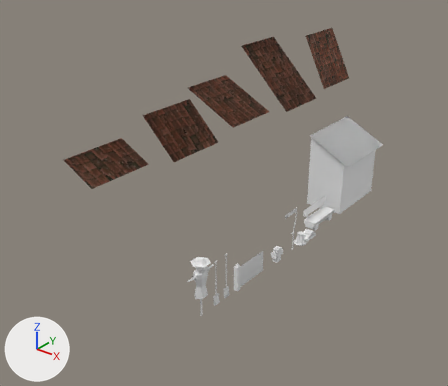
What one commit did to the Blender file Blender/City_Assets.blend.
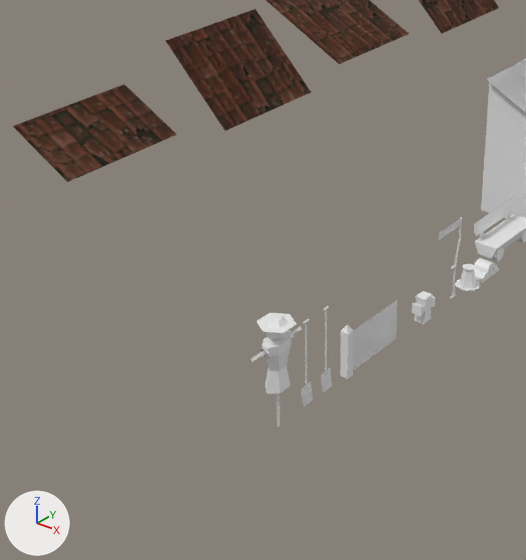
Old and new are each drawn whole from a camera (50 mm lens) standing at (10.05, -15.49, 11.49) and looking at (-6.86, 5.66, -1.62) and again close up on the part from 13% to 74% of the width and 24% to 100% of the height. The lights are fixed; the arrows at lower left show +X, +Y and +Z.

Objects in the first close-up: 'Bench', 'FencePost', 'Fence_1.5', 'Roof_0.75x3x22_End', 'Roof_1.5x3x45_End', 'Roof_3x3_22_End', 'Roof_3x3_45_End', 'Scarecrow', 'Shack', 'Waycross'.
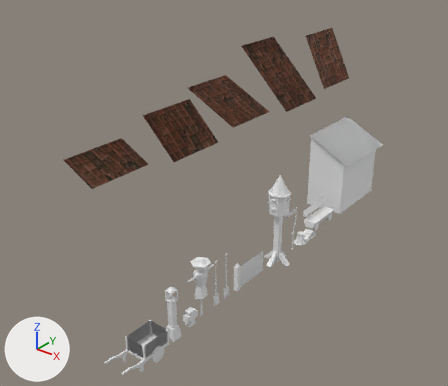
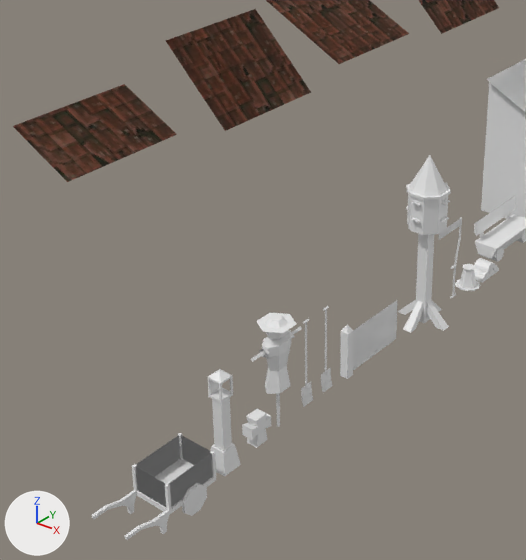
Where the newer file only moved an object's origin or applied its transform, the numbers keep the older frame.

What differs and where, as boxes [x1, y1, x2, y2] in the close-ups (526 x 560 px):
'Wheelbarrow', added: after [92, 433, 216, 540]
'Birdhouse', added: after [398, 155, 451, 333]
'Wayshrine', added: after [208, 369, 241, 477]
'Waycross', mesh moved: before [412, 291, 435, 324]; after [242, 409, 271, 448]

The change, as a list of edits to the scene's bpy script:
```text
Change me_cube_051:
    where me_cube_051.from_pydata(...)  # 24 vertices, 22 faces; spans x -0.199..0.199, y -0.441..0.441, z -0.25..0.25
    used by ob_waycross; location = (0.0, 0.0, 0.25); scale = (0.5, 0.5, 1.0)
    me_cube_051 part 1: the whole mesh is moved by (0.0, -9.0, 0.0)
Add me_cube_071:
    me_cube_071.from_pydata(...)  # 169 vertices, 111 faces; spans x -0.5..0.5, y -0.5..0.5, z 0.0..3.25
Add me_cube_070:
    me_cube_070.from_pydata(...)  # 176 vertices, 126 faces; spans x -0.4..0.4, y -1.25..0.48, z 0.0..0.75
Add me_cube_069:
    me_cube_069.from_pydata(...)  # 63 vertices, 41 faces; spans x -0.18..0.18, y -0.18..0.18, z 0.0..1.71
Add ob_birdhouse:
    ob_birdhouse = bpy.data.objects.new('Birdhouse', me_cube_071)
    ob_birdhouse.location = (0.0, 0.0, 0.0)
Add ob_wheelbarrow:
    ob_wheelbarrow = bpy.data.objects.new('Wheelbarrow', me_cube_070)
    ob_wheelbarrow.location = (0.0, -6.25, 0.0)
Add ob_wayshrine:
    ob_wayshrine = bpy.data.objects.new('Wayshrine', me_cube_069)
    ob_wayshrine.location = (0.0, -5.25, 0.0)
```
